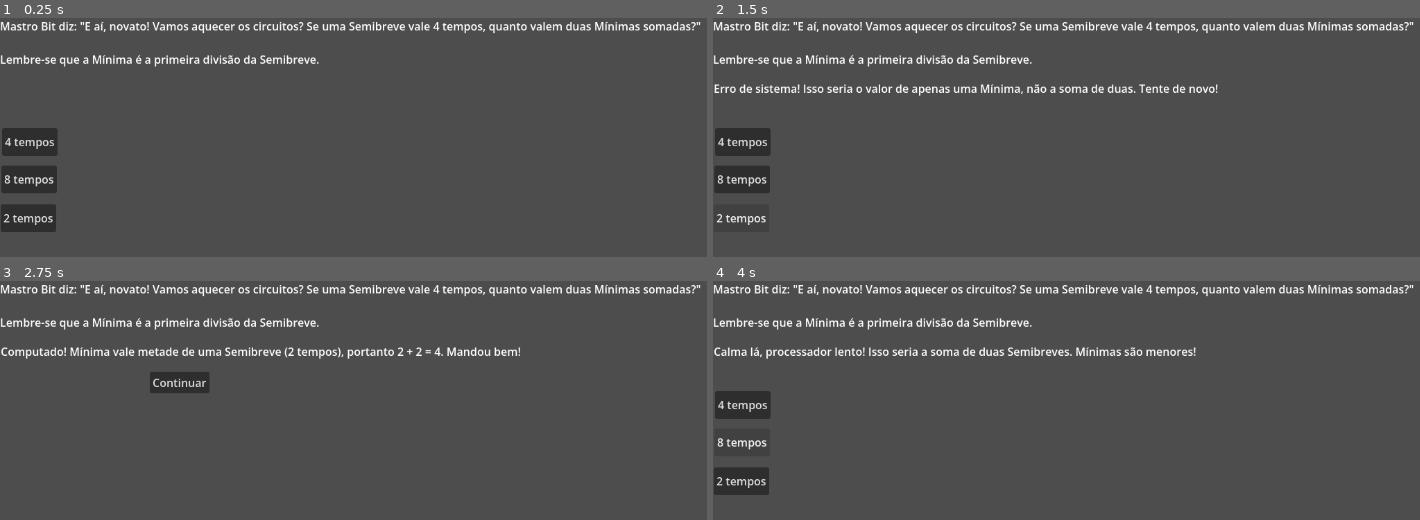
Above: before the commit, frames 1-4 (two rows, left to right).
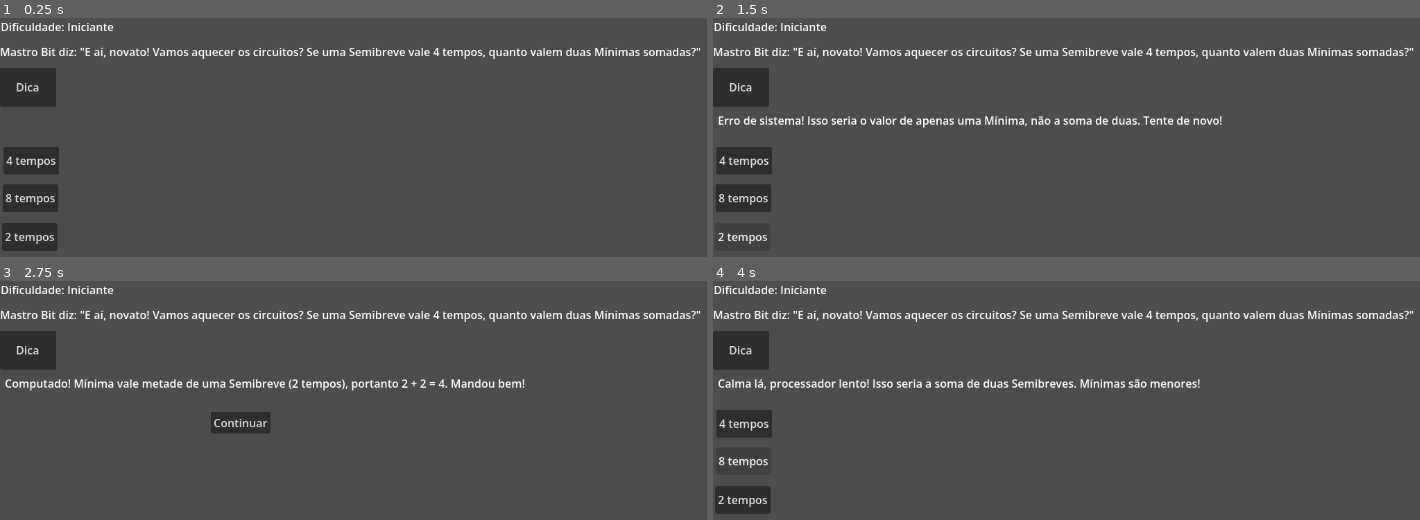
Above: after the commit, the same moments.

Repository: LS-PLuka/matematica-musical
Game: Godot game, scene res://scenes/gameplay/quiz/quiz_screen.tscn
Two runs of this game, one before a commit and one after it. Both use one fixed random seed, a clock stepped at 60 frames per second and the inputs below.
Inputs (mouse positions are in pixels of both pictures, inside the frame that each line leads up to):
- Up to frame 1 (0.25 s): no input
- Up to frame 2 (1.5 s): click (741, 87) at 0.5 s, where only the run after the commit has a clickable "Dica"; click "2 tempos" at 1.25 s
- Up to frame 3 (2.75 s): click "4 tempos" at 2 s
- Up to frame 4 (4 s): click "Continuar" at 2.75 s; click "8 tempos" at 3.5 s

The runs differ from the first frame. In frame 1, 7.9% of the frame differs, in the area x 0-100%, y 1-98%; in frame 2, 9.7%; in frame 3, 9.4%; in frame 4, 10%.

Commit message:
feat: adiciona botao de exibir dica e exibidor de dificuldade

Diff:
--- a/scenes/gameplay/quiz/quiz_screen.gd
+++ b/scenes/gameplay/quiz/quiz_screen.gd
@@ -6,6 +6,8 @@
 	QuizManager.answer_wrong.connect(_on_answer_wrong)
 	QuizManager.quiz_completed.connect(_on_quiz_completed)
 	QuizManager.load_quiz("res://data/quizzes/quiz_ato_ii.json")
+	$ButtonHint.pressed.connect(_on_hint_pressed)
+	$ButtonHint.text = "Dica"
 	$HBoxContainer/ButtonA.pressed.connect(func(): QuizManager.submit_answer("A"))
 	$HBoxContainer/ButtonB.pressed.connect(func(): QuizManager.submit_answer("B"))
 	$HBoxContainer/ButtonC.pressed.connect(func(): QuizManager.submit_answer("C"))
@@ -14,9 +16,13 @@
 	$ButtonContinue.pressed.connect(_on_continue_pressed)
 	pass
 
+func _on_hint_pressed() -> void:
+	$HintLabel.visible = true
+
 func _on_question_loaded(data: Dictionary) -> void:
 	$QuizLabel.text = data["text"]
 	$HintLabel.text = data["hint"]
+	$DifficultyLabel.text = "Dificuldade: " + data["level"]
 	$HBoxContainer/ButtonA.text = data["options"][0]["text"]
 	$HBoxContainer/ButtonB.text = data["options"][1]["text"]
 	$HBoxContainer/ButtonC.text = data["options"][2]["text"]
@@ -33,6 +39,7 @@
 	pass
 
 func _on_continue_pressed() -> void:
+	$HintLabel.visible = false
 	$ButtonContinue.visible = false
 	$FeedbackLabel.visible = false
 	$HBoxContainer/ButtonA.visible = true
--- a/scenes/gameplay/quiz/quiz_screen.tscn
+++ b/scenes/gameplay/quiz/quiz_screen.tscn
@@ -13,35 +13,51 @@
 
 [node name="QuizLabel" type="Label" parent="." unique_id=2076973503]
 layout_mode = 0
+offset_top = 37.0
 offset_right = 40.0
-offset_bottom = 40.0
+offset_bottom = 77.0
+
+[node name="DifficultyLabel" type="Label" parent="." unique_id=1423002355]
+layout_mode = 0
+offset_left = 1.0
+offset_top = 1.0
+offset_right = 41.0
+offset_bottom = 24.0
+
+[node name="ButtonHint" type="Button" parent="." unique_id=1800157012]
+layout_mode = 0
+offset_top = 72.0
+offset_right = 81.0
+offset_bottom = 128.0
 
 [node name="HintLabel" type="Label" parent="." unique_id=522329104]
+visible = false
 layout_mode = 0
-offset_top = 48.0
-offset_right = 40.0
-offset_bottom = 88.0
+offset_left = 95.0
+offset_top = 79.0
+offset_right = 135.0
+offset_bottom = 119.0
 
 [node name="FeedbackLabel" type="Label" parent="." unique_id=768679842]
 layout_mode = 0
-offset_left = 1.0
-offset_top = 90.0
-offset_right = 41.0
-offset_bottom = 130.0
+offset_left = 7.0
+offset_top = 136.0
+offset_right = 47.0
+offset_bottom = 176.0
 
 [node name="ButtonContinue" type="Button" parent="." unique_id=426948569]
-visible = false
 layout_mode = 0
-offset_left = 216.0
-offset_top = 131.0
-offset_right = 224.0
-offset_bottom = 139.0
+offset_left = 304.0
+offset_top = 189.0
+offset_right = 312.0
+offset_bottom = 197.0
 
 [node name="HBoxContainer" type="Control" parent="." unique_id=1012685102]
 anchors_preset = 0
-offset_top = 46.0
-offset_right = 40.0
-offset_bottom = 86.0
+offset_left = 2.0
+offset_top = 73.0
+offset_right = 42.0
+offset_bottom = 113.0
 
 [node name="ButtonA" type="Button" parent="HBoxContainer" unique_id=1724710191]
 layout_mode = 0
